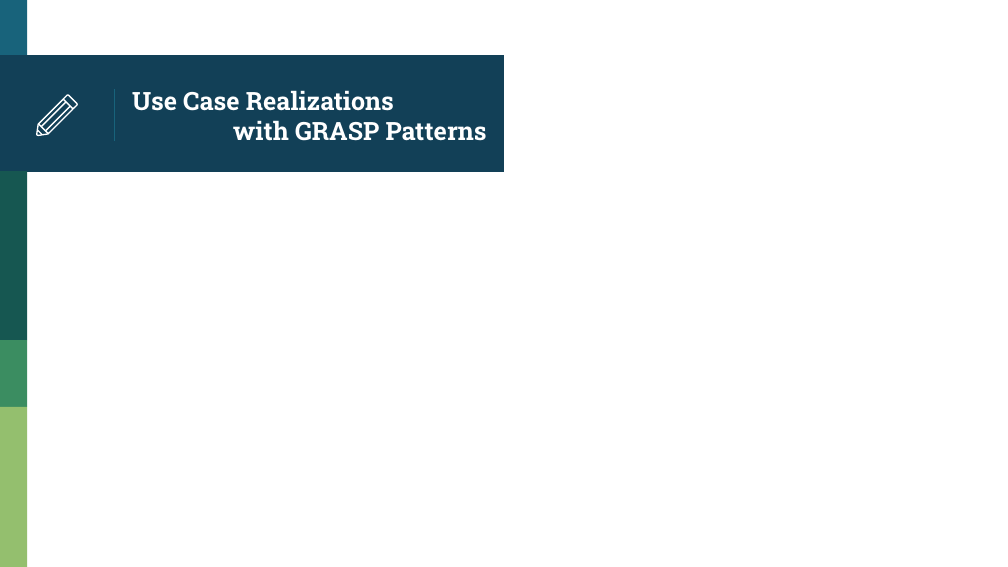
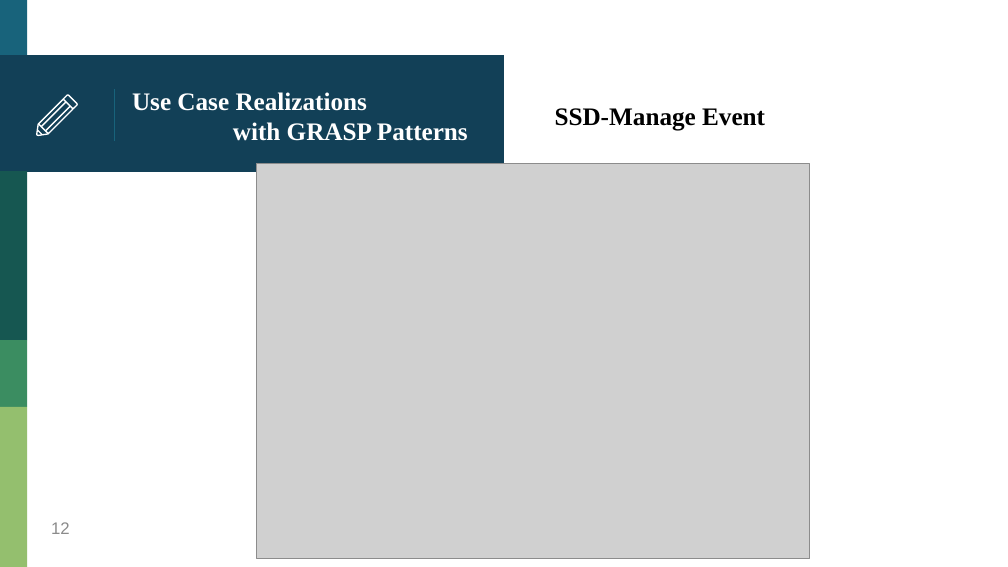
Before and after one commit to HankTwZhong/OOAD, a slide deck: slide 12 of OOAD_Midterm.pptx (slide 9 before the commit). Drawn at 1008x567 pixels with LibreOffice and Linux fonts; fonts in the diff are those of the drawing; grey boxes stand for pictures. Boxes give left, top, right and bottom in pixels: in the first picture for what was removed or moved away, otherwise in the second. Text is boxed around its words. In the diff, an @@ line names an element or a change of style, - is before the commit and + after.

```diff
--- a/OOAD_Midterm.pptx
+++ b/OOAD_Midterm.pptx
@@ title "Use Case Realizations with GRASP ..." at box(132, 92, 468, 141): font Roboto Slab to Times New Roman @@
@@ text added at box(555, 108, 765, 131), 18 pt, text #000000, bold @@
+SSD-Manage Event
@@ picture added at box(257, 163, 810, 558) @@
@@ page number added at box(51, 522, 70, 534), 12 pt, text #8C8C8C @@
+12
```
Also in this commit, not shown: 15 other slides changed, 12 slides added, 19 other files.
